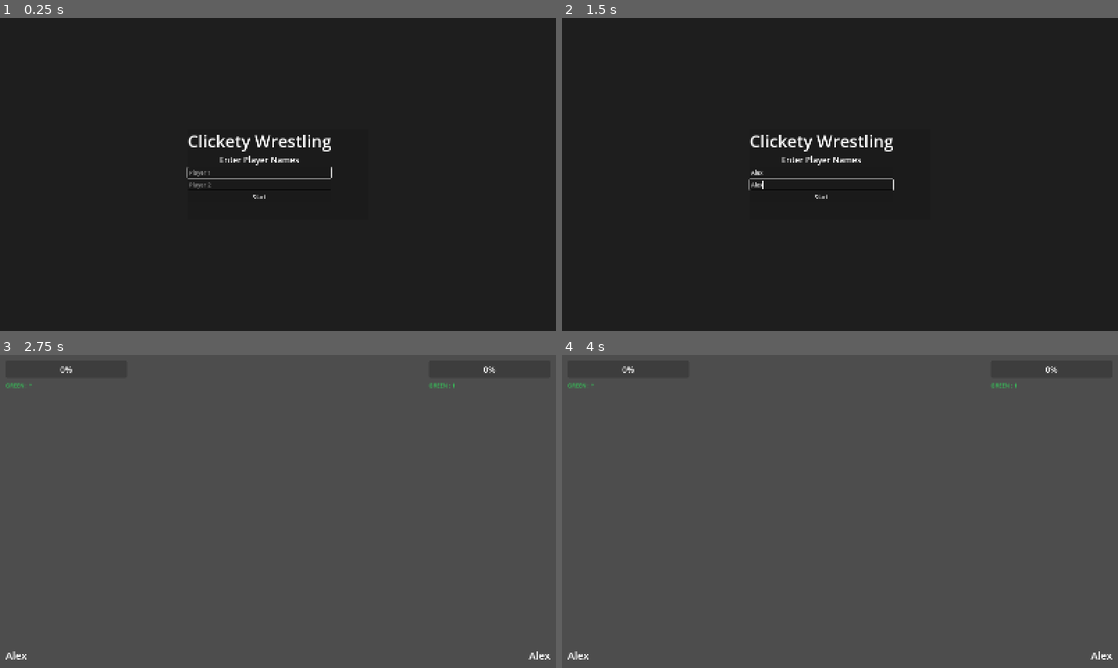
Above: before the commit, frames 1-4 (two rows, left to right).
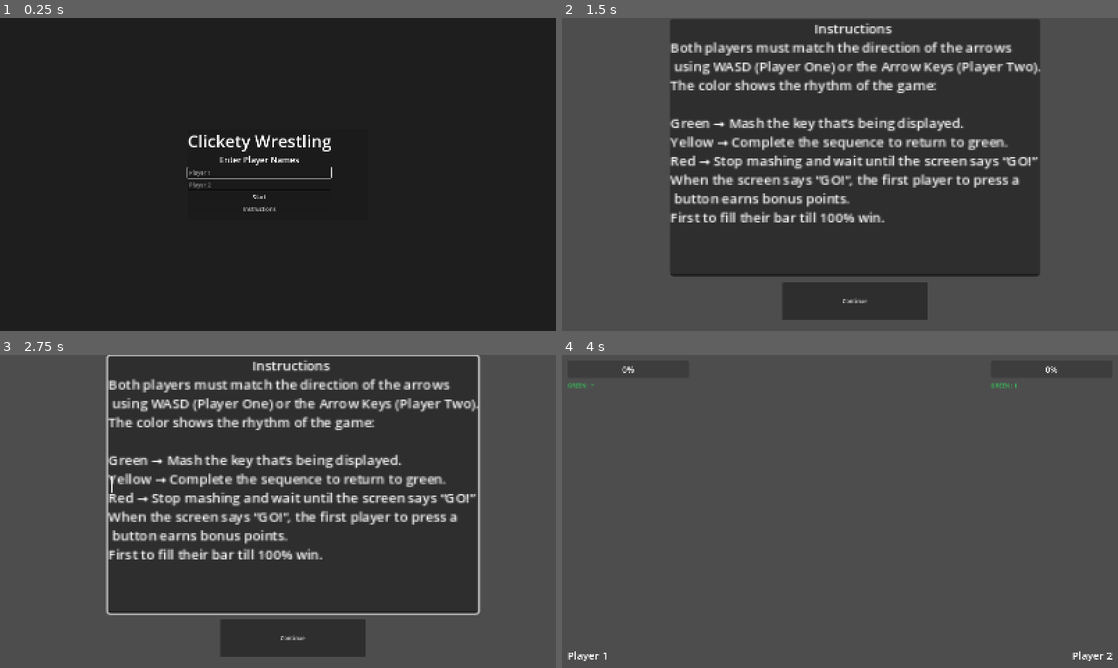
Above: after the commit, the same moments.

Repository: sanjithdevineni/Clickety-Wrestling
Game: Godot game, scene res://Scenes/Main.tscn
Two runs of this game, one before a commit and one after it. Both use one fixed random seed, a clock stepped at 60 frames per second and the inputs below.
Inputs (mouse positions are in pixels of both pictures, inside the frame that each line leads up to):
- Up to frame 1 (0.25 s): no input
- Up to frame 2 (1.5 s): click (823, 171) at 0.52 s; type "Alex" at 0.6 s; click (823, 183) at 0.75 s; type "Alex" at 0.83 s; click (823, 208) at 1.25 s, where only the run after the commit has a clickable "Instructions"
- Up to frame 3 (2.75 s): click (261, 533) at 2 s, where only the run before the commit has a clickable "Start"
- Up to frame 4 (4 s): click (856, 636) at 2.75 s, where only the run after the commit has a clickable "Continue"; click (823, 533) at 3.5 s, where only the run after the commit has a clickable "Start"

The runs differ from the first frame. In frame 1, less than 0.1% of the frame differs, in the area x 43-50%, y 60-62%; in frame 2, 55%, in the area x 0-100%, y 0-100%; in frame 3, 53%; in frame 4, 0.2%.

Commit message:
Balance Instructions Arrows
EXPORTED Bar stats, added instructions, added arrows

Diff:
--- a/Scenes/Main.tscn
+++ b/Scenes/Main.tscn
@@ -5,6 +5,7 @@
 [ext_resource type="Script" uid="uid://b37v4clvfxo0t" path="res://Scripts/PromptControl.gd" id="3_r0du0"]
 [ext_resource type="Script" uid="uid://diqldobutofpt" path="res://Scripts/MenuPanel.gd" id="4_cm0pq"]
 [ext_resource type="Script" uid="uid://bl11ggs5y8hx2" path="res://Scripts/VictoryPanel.gd" id="5_pbw6q"]
+[ext_resource type="Script" uid="uid://dmyjfqab5qdwl" path="res://Scenes/instructions_button.gd" id="6_pbw6q"]
 
 [node name="Node2D" type="Node2D"]
 
@@ -190,3 +191,10 @@
 [node name="MenuButton" type="Button" parent="UI/VictoryPanel/Center/Panel/VBox"]
 layout_mode = 2
 text = "Main Menu"
+
+[node name="InstructionsButton" type="Button" parent="UI/MenuPanel/Center/Panel/VBox"]
+layout_mode = 2
+text = "Instructions"
+script = ExtResource("6_pbw6q")
+
+[connection signal="pressed" from="UI/MenuPanel/Center/Panel/VBox/InstructionsButton" to="UI/MenuPanel/Center/Panel/VBox/InstructionsButton" method="_on_pressed"]
--- /dev/null
+++ b/Scenes/instructions.tscn
@@ -0,0 +1,52 @@
+[gd_scene load_steps=2 format=3 uid="uid://dmywdqpgfs4xh"]
+
+[ext_resource type="Script" uid="uid://bfcjxljrdgjh7" path="res://Scripts/button.gd" id="1_8p7yn"]
+
+[node name="Instructions" type="Control"]
+layout_mode = 3
+anchor_right = 0.47100002
+anchor_bottom = 0.5
+offset_top = -3.0
+offset_right = 846.39996
+offset_bottom = 441.0
+grow_horizontal = 2
+grow_vertical = 2
+
+[node name="LineEdit" type="LineEdit" parent="."]
+layout_mode = 0
+offset_left = 311.0
+offset_top = 6.0
+offset_right = 742.641
+offset_bottom = 356.64233
+scale = Vector2(2.467328, 2.1104126)
+alignment = 3
+
+[node name="Label" type="Label" parent="LineEdit"]
+layout_mode = 0
+offset_left = 0.40442538
+offset_top = 1.9615831
+offset_right = 445.40442
+offset_bottom = 301.6447
+scale = Vector2(0.9812199, 0.9895726)
+text = "                                         Instructions
+Both players must match the direction of the arrows
+ using WASD (Player One) or the Arrow Keys (Player Two).
+The color shows the rhythm of the game:
+
+Green → Mash the key that’s being displayed.
+Yellow → Complete the sequence to return to green.
+Red → Stop mashing and wait until the screen says “GO!”
+When the screen says “GO!”, the first player to press a
+ button earns bonus points.
+First to fill their bar till 100% win."
+
+[node name="Button" type="Button" parent="."]
+layout_mode = 0
+offset_left = 634.0
+offset_top = 763.0
+offset_right = 1051.0
+offset_bottom = 871.0
+text = "Continue"
+script = ExtResource("1_8p7yn")
+
+[connection signal="pressed" from="Button" to="Button" method="_on_pressed"]
--- /dev/null
+++ b/Scenes/instructions_button.gd
@@ -0,0 +1,6 @@
+extends Button
+
+
+
+func _on_pressed():
+	get_tree().change_scene_to_file("res://Scenes/instructions.tscn")
--- a/Scripts/GameManager.gd
+++ b/Scripts/GameManager.gd
@@ -29,11 +29,11 @@
 var p1_seq_idx := 0
 var p2_seq_idx := 0
 
-const GREEN_TICK := 0.6
-const RED_CHUNK := 6.0
-const EARLY_PENALTY := 1.0
-const BOOST_MULTI := 2.0
-const BOOST_DURATION := 4.0
+@export var GREEN_TICK := 0.6
+@export var RED_CHUNK := 6.0
+@export var EARLY_PENALTY := 1.0
+@export var BOOST_MULTI := 2.0
+@export var BOOST_DURATION := 4.0
 
 func set_hud_visible(on: bool) -> void:
 	(p1_bar as CanvasItem).visible = on
--- /dev/null
+++ b/Scripts/button.gd
@@ -0,0 +1,6 @@
+extends Button
+
+
+
+func _on_pressed():
+	get_tree().change_scene_to_file("res://Scenes/Main.tscn")
Binary file added: Assets/Green_Arrow.png
Not shown, added: Assets/Green_Arrow.png.import
Binary file added: Assets/Red_Arrow.png
Not shown, added: Assets/Red_Arrow.png.import
Binary file added: Assets/Yellow_Arrow.png
Not shown, added: Assets/Yellow_Arrow.png.import
Not shown, added: Scenes/instructions_button.gd.uid
Not shown, added: Scripts/button.gd.uid
